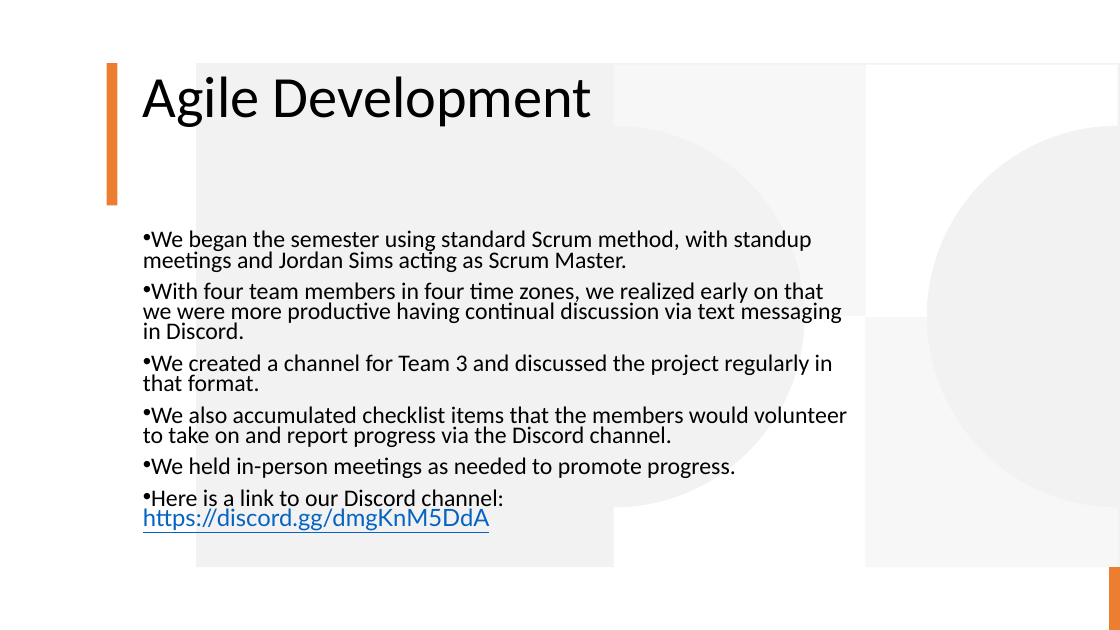
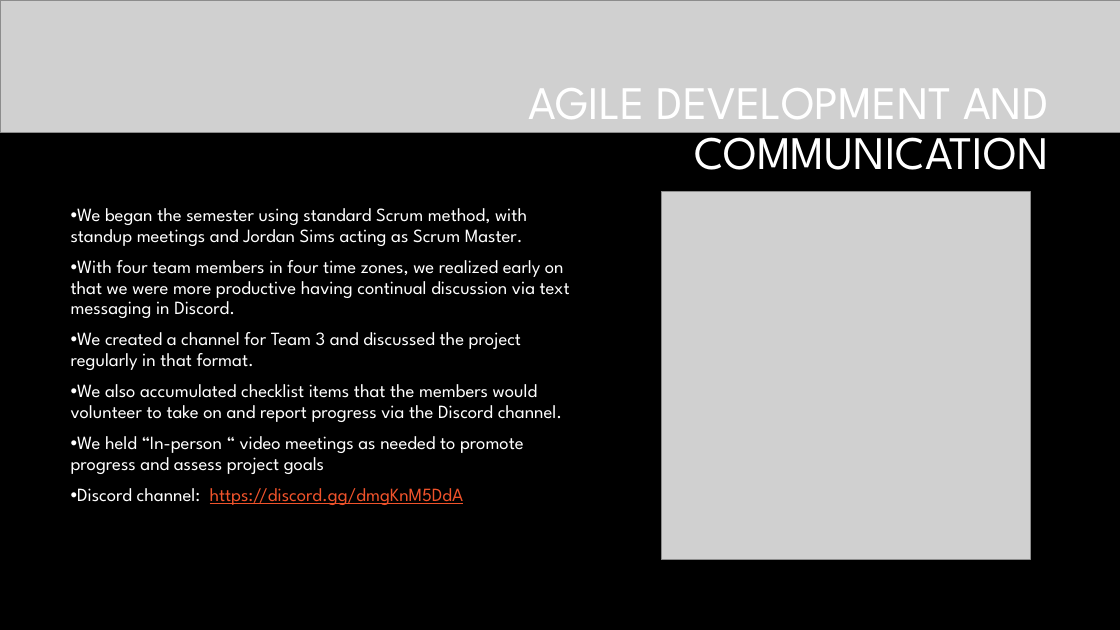
Before and after one commit to rodu4835/Heroku_App_Deployment, a slide deck: slide 13 of CSPB 3308 - Presentation PPT.pptx (slide 5 before the commit). Drawn at 1120x630 pixels with LibreOffice and Linux fonts; fonts in the diff are those of the drawing; grey boxes stand for pictures; background and template pictures are left out. Boxes give left, top, right and bottom in pixels: in the first picture for what was removed or moved away, otherwise in the second. Text is boxed around its words. In the diff, an @@ line names an element or a change of style, - is before the commit and + after.

```diff
--- a/CSPB 3308 - Presentation PPT.pptx
+++ b/CSPB 3308 - Presentation PPT.pptx
@@ background #FFFFFF to #000000 @@
@@ picture added at [0, 0, 1120, 133] @@
@@ rectangle removed at [107, 63, 118, 206] @@
@@ rectangle removed at [196, 63, 1120, 567] @@
@@ title "AGILE DEVELOPMENT AND COMMUNICATION" at [528, 88, 1049, 170]: vertical alignment top to middle @@
@@ title at [528, 88, 1049, 170]: text changed; size 50 to 40 pt; font Calibri to League Spartan; text colour #000000 to #FFFFFF @@
-Agile Development
+AGILE DEVELOPMENT AND COMMUNICATION
@@ freeform shape removed at [614, 65, 866, 317] @@
@@ freeform shape removed at [866, 65, 1118, 317] @@
@@ subtitle "We began the semester using ...": place and size @@
-subtitle "We began the semester using ..." at [143, 230, 847, 531]
+subtitle "We began the semester using ..." at [71, 208, 570, 505]
@@ subtitle at [71, 208, 570, 422]: size 20.4 to 16 pt, font Calibri to League Spartan, text colour #000000 to #FFFFFF in "We began the semester using standard Scrum ...", "With four team members in four time ...", "We created a channel for Team 3 ...", "We also accumulated checklist items that the ..."; line spacing 0.7 to 0.9 @@
@@ picture added at [662, 192, 1031, 560] @@
@@ freeform shape removed at [614, 316, 866, 568] @@
@@ freeform shape removed at [866, 316, 1118, 568] @@
@@ subtitle at [71, 436, 524, 505]: text changed; size 20.4 to 16 pt; font Calibri to League Spartan; text colour #000000 to #FFFFFF @@
-• We held in-person meetings as needed to promote progress.
-• Here is a link to our Discord channel: https://discord.gg/dmgKnM5DdA
+• We held “In-person “ video meetings as needed to promote progress and assess project goals
+• Discord channel: https://discord.gg/dmgKnM5DdA
@@ rectangle removed at [1109, 567, 1120, 630] @@
```
Also in this commit, not shown: 3 other slides changed, 11 slides added, 2 slides removed, 2 other files.
